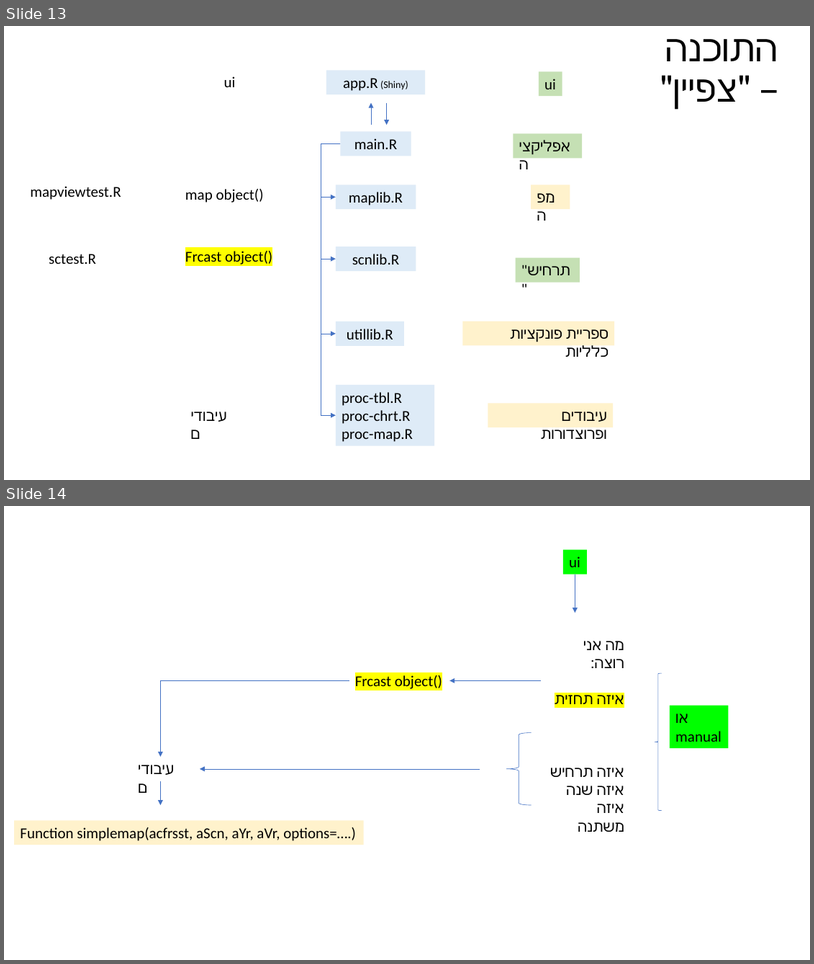
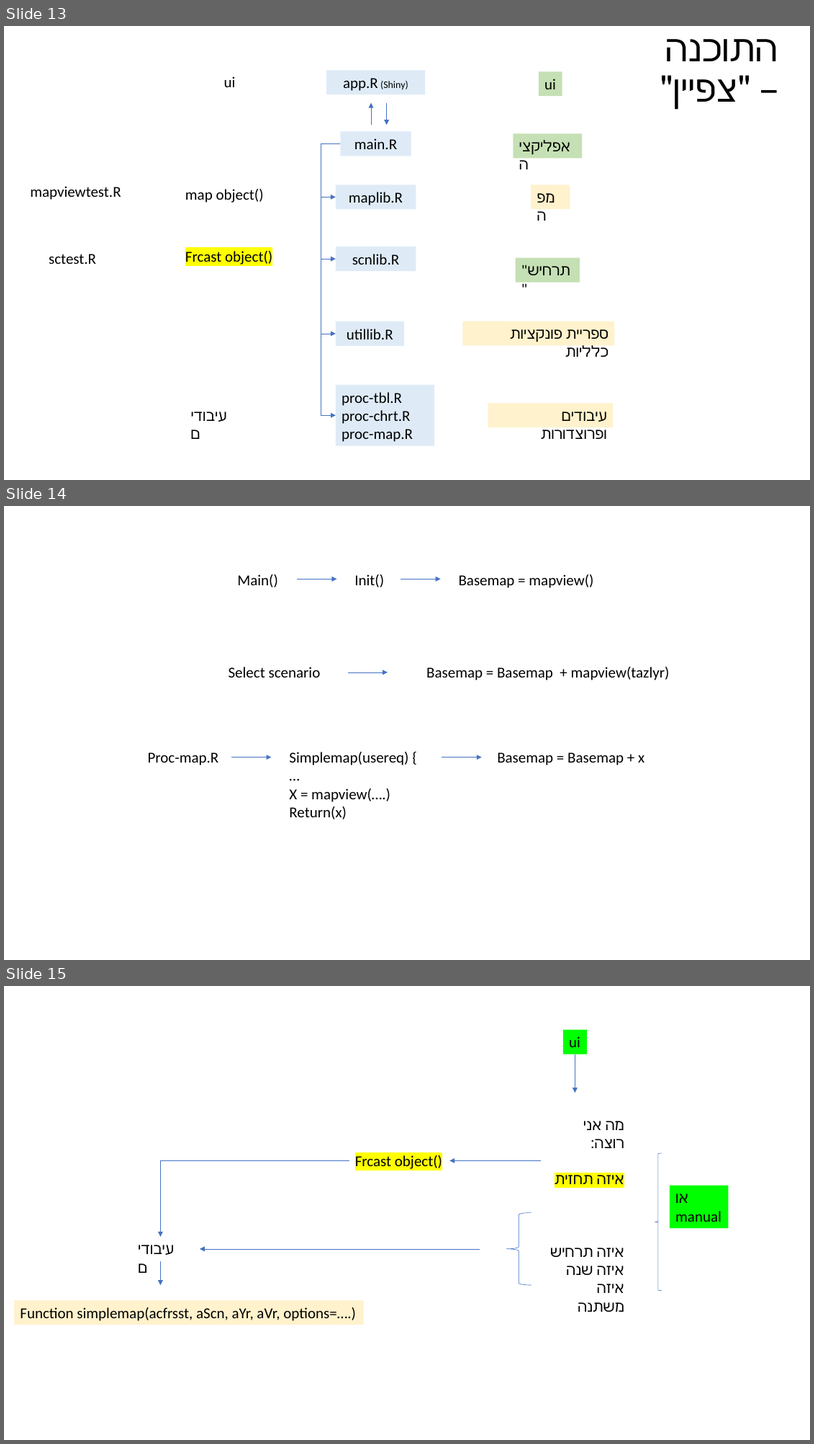
Before and after one commit to MOTRoundTables/ScenarioBank, a slide deck: doc/ScnLibApp.pptx. Shown one above the other, each under a label of ours: slides 13 and 14 before the commit, slides 13, 14 and 15 after it. The pictures are 814x964 and 814x1444 pixels, drawn with LibreOffice and Linux fonts; fonts in the diff are those of the drawing. Boxes give left, top, right and bottom in pixels: in the first picture for what was removed or moved away, otherwise in the second. Text is boxed around its words. In the diff, an @@ line names an element or a change of style, - is before the commit and + after.

```diff
--- a/doc/ScnLibApp.pptx
+++ b/doc/ScnLibApp.pptx
@@ slide 14 added at [4, 506, 810, 960], background #FFFFFF @@
@@ text added at [237, 574, 278, 587], 18 pt, text #000000 @@
+Main()
@@ arrow added from (298, 579) to (337, 579), #4472C4 0.5 pt @@
@@ text added at [355, 574, 384, 587], 18 pt, text #000000 @@
+Init()
@@ arrow added from (401, 579) to (441, 579), #4472C4 0.5 pt @@
@@ text added at [459, 574, 594, 588], 18 pt, text #000000 @@
+Basemap = mapview()
@@ text added at [229, 667, 321, 677], 18 pt, text #000000 @@
+Select scenario
@@ arrow added from (348, 672) to (388, 672), #4472C4 0.5 pt @@
@@ text added at [427, 667, 670, 680], 18 pt, text #000000 @@
+Basemap = Basemap + mapview(tazlyr)
@@ text added at [148, 752, 219, 765], 18 pt, text #000000 @@
+Proc-map.R
@@ arrow added from (232, 757) to (271, 757), #4472C4 0.5 pt @@
@@ text added at [289, 752, 409, 819], 18 pt, text #000000 @@
+Simplemap(usereq) {
+…
+X = mapview(….)
+Return(x)
@@ arrow added from (442, 757) to (482, 757), #4472C4 0.5 pt @@
@@ text added at [497, 752, 645, 765], 18 pt, text #000000 @@
+Basemap = Basemap + x
@@ what was slide 14 is now slide 15 @@
```
Also in this commit, not shown: 3 other files.
